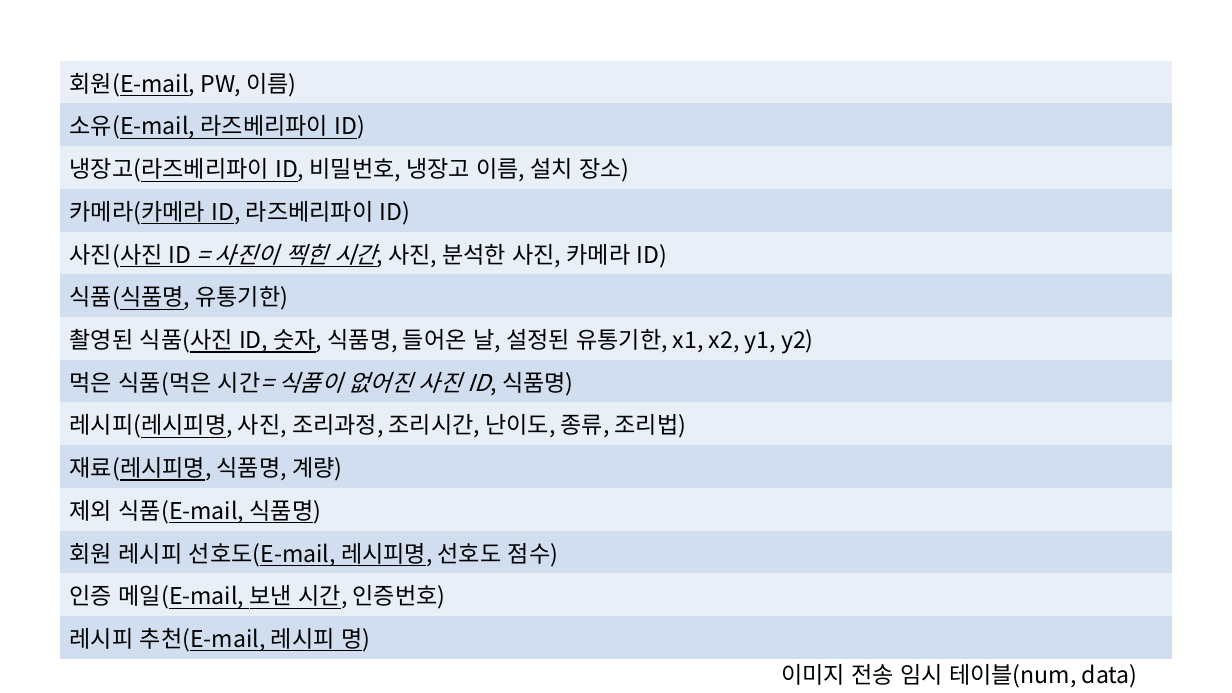
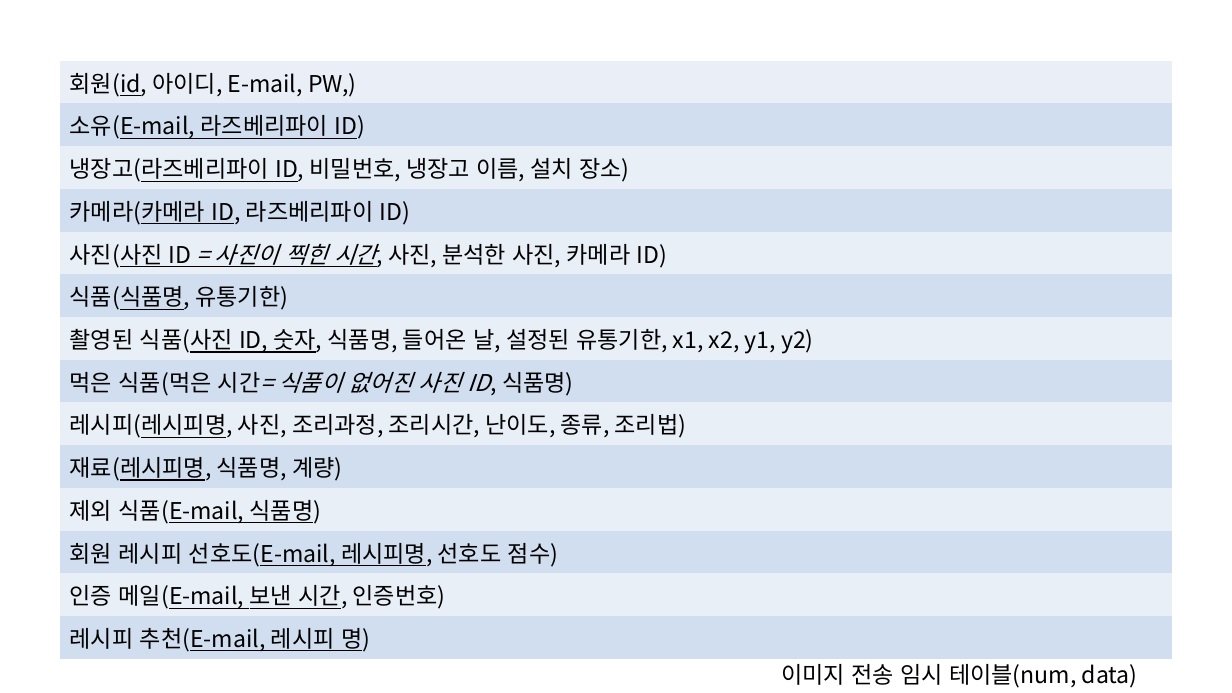
Before and after one commit to qkrwoc0105/-Protect-the-refrigerator, a slide deck: slide 3 of db/db.pptx. Drawn at 1232x693 pixels with LibreOffice and Linux fonts; fonts in the diff are those of the drawing. Boxes give left, top, right and bottom in pixels: in the first picture for what was removed or moved away, otherwise in the second. Text is boxed around its words. In the diff, an @@ line names an element or a change of style, - is before the commit and + after.

```diff
--- a/db/db.pptx
+++ b/db/db.pptx
@@ table at (x1=60, y1=61, x2=1171, y2=656) @@
-row 1, column 1: 회원(E-mail, PW, 이름)
+row 1, column 1: 회원(id, 아이디, E-mail, PW,)
```
Also in this commit, not shown: 1 other file.
